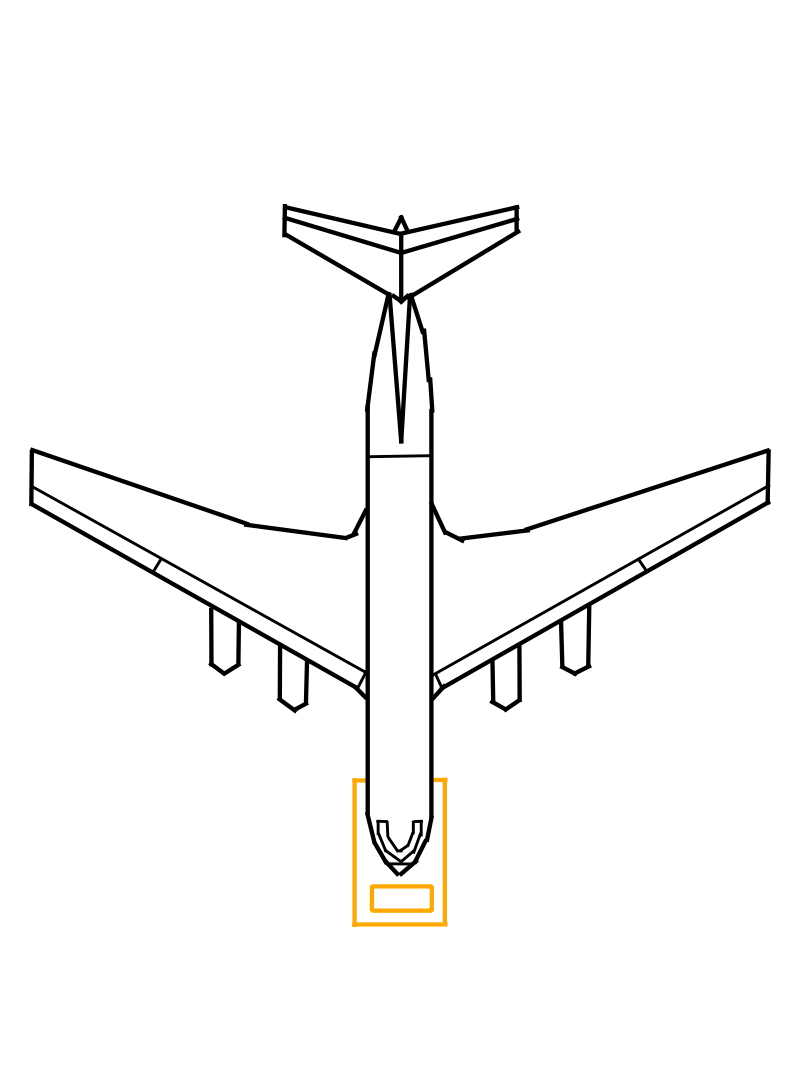
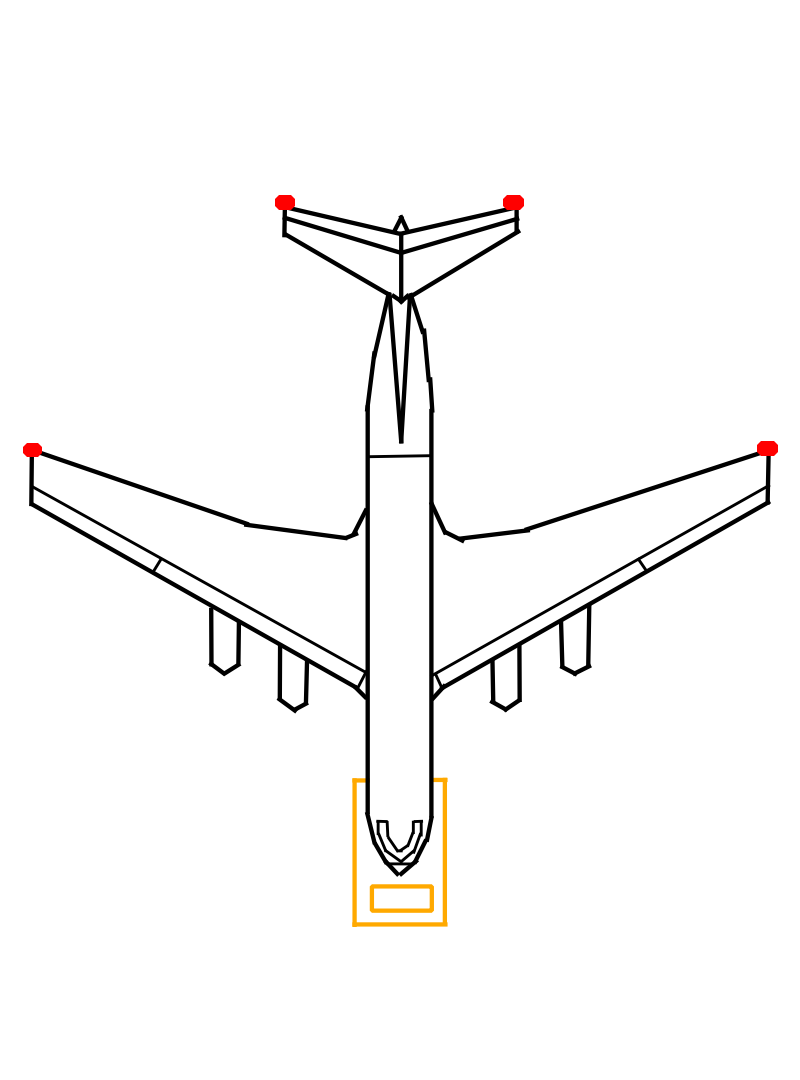
Before/after of a 800px x 1080px layered artwork. What changed in the layer stack:
pixels changed over bbox(23, 195, 778, 860) (layer not identified)
